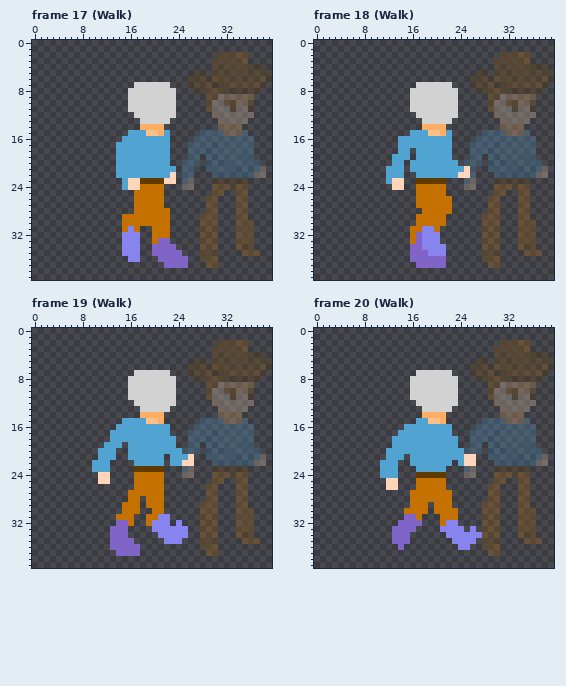
Pixel-art file, stored at Assets/Characters/Test2Animation_40x40.ase. That is the earlier state.
40x40 pixels, 24 frames. Shown: frame 17 (Walk), frame 18 (Walk), frame 19 (Walk), frame 20 (Walk). The commit also changed other frames, which this record leaves out.
Now the later version:
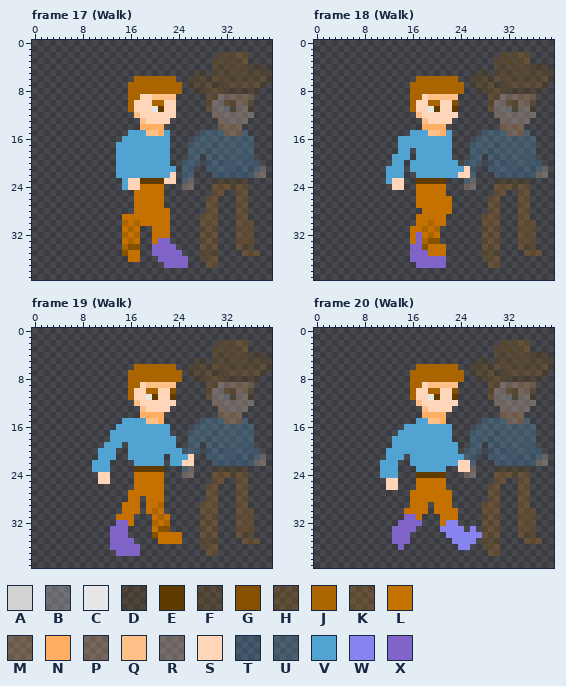
Palette (. is transparent): A #d2d2d2  B #e7e7e740  C #e7e7e7  D #603b0040  E #603b00  F #85510040  G #855100  H #aa650040  J #aa6500  K #c5710040  L #c57100  M #ffae6340  N #ffae63  P #ffc08840  Q #ffc088  R #ffd6ba40  S #ffd6ba  T #3986c140  U #51a4d140  V #51a4d1  W #8783ef  X #8064c7
What changed:
--- frame 17 (Walk), layers "Head", "Pants", "Right foot"
@@ x 14..26 @@
  5 .............
- 6 ............D
- 7 ...AAAAAA...D
- 8 ..AAAAAAAA...
- 9 ..AAAAAAAA...
-10 ..AAAAAAAA...
-11 ..AAAAAAAA...
-12 ...AAAAAAA...
-13 ....AAAAA....
+ 6 ...JJJJJJJ..D
+ 7 ..JJJJJJJJJ.D
+ 8 ..JJJJJJJJJ..
+ 9 ..JJSSQQQQ...
+10 ..JSSSJJSS...
+11 ..JSSSCESS...
+12 ...QSSSSSS...
+13 ....QSSSS....
 14 ....NNNN.....
@@ x 13..19 @@
 29 ..LLLLL
-30 ..LLLLL
-31 ..LWL..
-32 ..WWW..
-33 ..WWW..
-34 ..WWW..
-35 ..WWW..
-36 ...WW..
+30 ..JLJLL
+31 ..LJL..
+32 ..JLJ..
+33 ..LJL..
+34 ..JGG..
+35 ..GLL..
+36 ...LL..
 37 .......
--- frame 18 (Walk), layers "Head", "Pants", "Right foot"
@@ x 14..26 @@
  5 .............
- 6 ............D
- 7 ...AAAAAA...D
- 8 ..AAAAAAAA...
- 9 ..AAAAAAAA...
-10 ..AAAAAAAA...
-11 ..AAAAAAAA...
-12 ...AAAAAAA...
-13 ....AAAAA....
+ 6 ...JJJJJJJ..D
+ 7 ..JJJJJJJJJ.D
+ 8 ..JJJJJJJJJ..
+ 9 ..JJSQQQQQ...
+10 ..JSSJJSSG...
+11 ..JSSCESSE...
+12 ...QSSSSSS...
+13 ....QSSSS....
 14 ....NNNN.....
@@ x 16..23 @@
 29 .LLLLL..
-30 .LLLLL..
-31 LLWWL...
-32 LXWWW...
-33 LXWWW...
-34 XXWWWW..
-35 XXXWWW..
+30 .LLJLL..
+31 LLJLJ...
+32 LXLJL...
+33 LXJGG...
+34 XXGLLL..
+35 XXXLLL..
 36 XXXXXX..
--- frame 19 (Walk), layers "Head", "Pants", "Right foot"
@@ x 14..26 @@
  5 .............
- 6 ............D
- 7 ...AAAAAA...D
- 8 ..AAAAAAAA...
- 9 ..AAAAAAAA...
-10 ..AAAAAAAA...
-11 ..AAAAAAAA...
-12 ...AAAAAAA...
-13 ....AAAAA....
+ 6 ...JJJJJJJ..D
+ 7 ..JJJJJJJJJ.D
+ 8 ..JJJJJJJJJ..
+ 9 ..JJSQQQQQ...
+10 ..JSSJJSSG...
+11 ..JSSCESSE...
+12 ...QSSSSSS...
+13 ....QSSSS....
 14 ....NNNN.....
@@ x 17..27 @@
 28 L.LLL......
-29 L.LLL......
-30 L..LL......
-31 ..LLWW.....
-32 ..LWWW.W...
-33 ...WWWWWW..
-34 ....WWWWW..
-35 .....WWW...
+29 L.LLJ......
+30 L.LJL......
+31 ...LJL.....
+32 ...JLJ.....
+33 ...LGG.....
+34 ...GLLLL...
+35 ....LLLL...
 36 X..........
--- frame 20 (Walk), layers "Shirt", "Head", "Left hand"
@@ x 14..26 @@
  5 .............
- 6 ............D
- 7 ...AAAAAA...D
- 8 ..AAAAAAAA...
- 9 ..AAAAAAAA...
-10 ..AAAAAAAA...
-11 ..AAAAAAAA...
-12 ...AAAAAAA...
-13 ....AAAAA....
+ 6 ...JJJJJJJ..D
+ 7 ..JJJJJJJJJ.D
+ 8 ..JJJJJJJJJ..
+ 9 ..JJSQQQQQ...
+10 ..JSSJJSSG...
+11 ..JSSCESSE...
+12 ...QSSSSSS...
+13 ....QSSSS....
 14 ....NNNN.....
@@ x 21..28 @@
 17 VV...UUU
-18 VVV..UUU
+18 VV...UUU
 19 VVV..UU.
-20 VVVVUUU.
-21 VVVVSS..
-22 VV.VSS..
-23 V...UR..
+20 VVV.UUU.
+21 VVVVUU..
+22 VVVSSU..
+23 V..SSR..
 24 E...RR..
